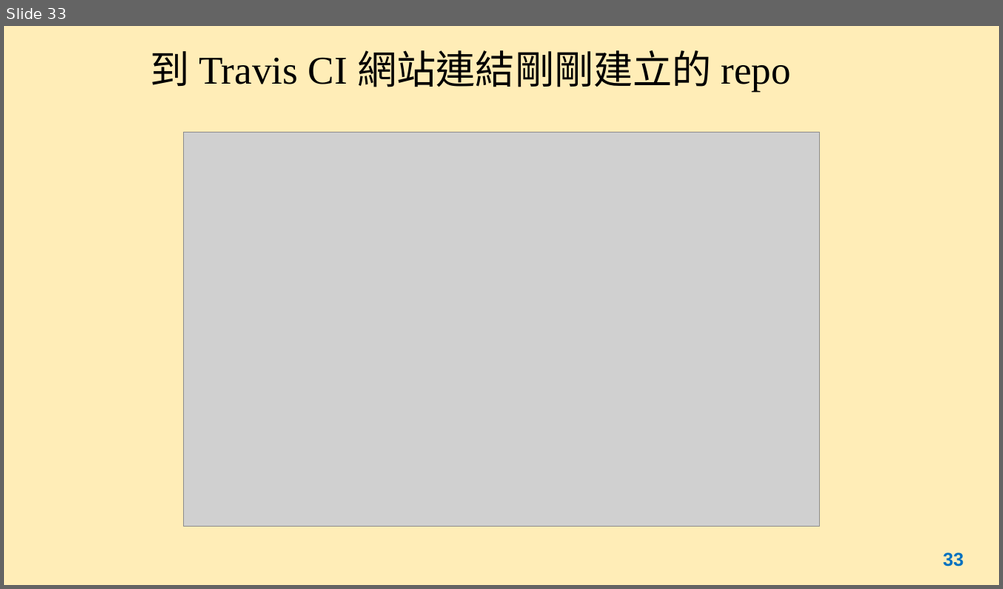
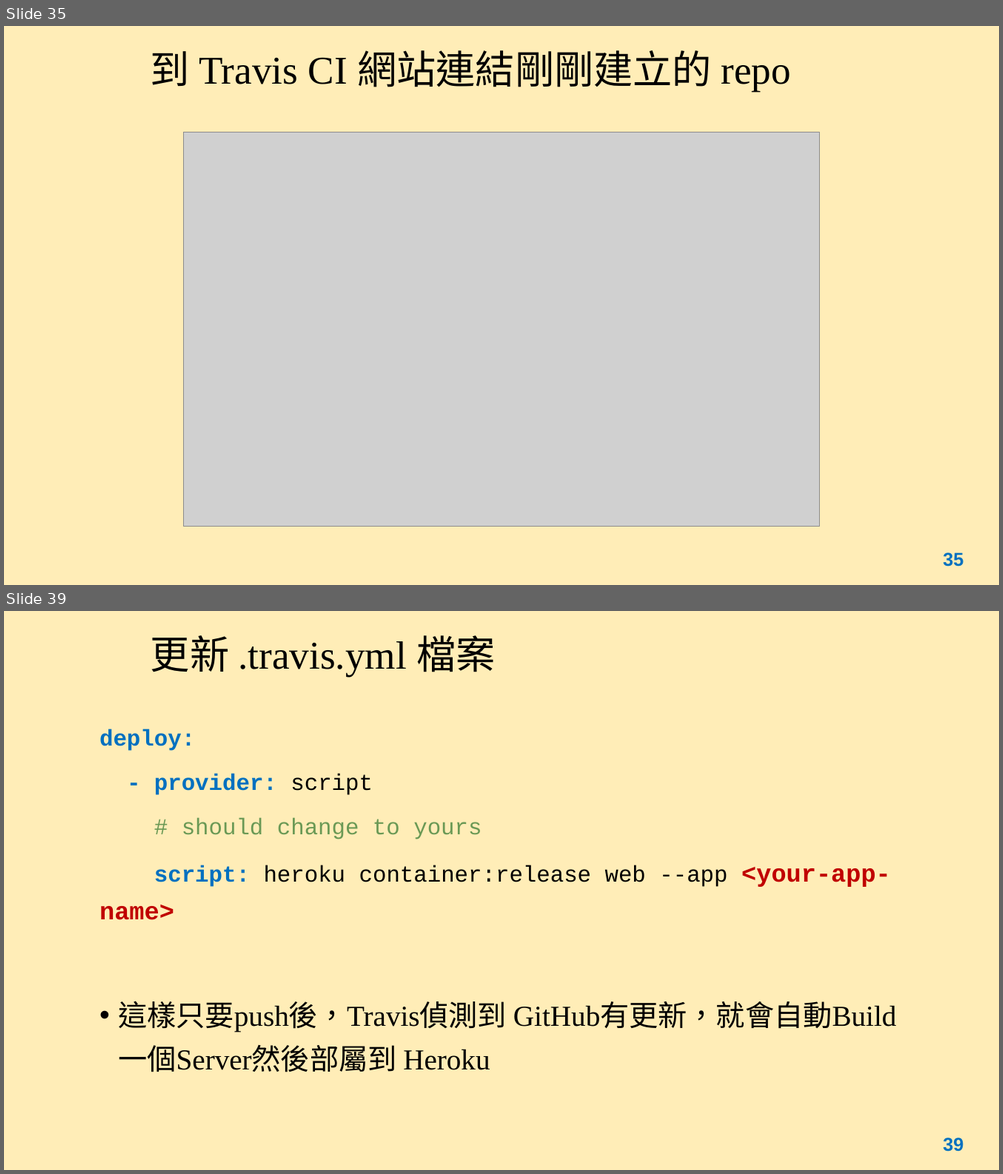
Before and after one commit to sftseng7401/ch4demo, a slide deck: myapp/Chapter4.pptx. Shown one above the other, each under a label of ours: slide 33 before the commit, slides 35 and 39 after it; the slides between them are not shown. The pictures are 1003x589 and 1003x1174 pixels, drawn with LibreOffice and Linux fonts; fonts in the diff are those of the drawing; grey boxes stand for pictures. Boxes give left, top, right and bottom in pixels: in the first picture for what was removed or moved away, otherwise in the second. Text is boxed around its words. In the diff, an @@ line names an element or a change of style, - is before the commit and + after.

Commit message:
update ppt

```diff
--- a/myapp/Chapter4.pptx
+++ b/myapp/Chapter4.pptx
@@ slide 39 added at bbox=[4, 611, 999, 1170], background #FFE699 at 70% opacity @@
@@ title added at bbox=[151, 635, 495, 677], 38 pt, text #000000 @@
+更新 .travis.yml 檔案
@@ text added at bbox=[99, 729, 896, 1071], 22 pt, text #000000 @@
+deploy:
+- provider: script
+# should change to yours
+script: heroku container:release web --app <your-app-name>
+• 這樣只要push後，Travis偵測到 GitHub有更新，就會自動Build一個Server然後部屬到 Heroku
@@ page number added at bbox=[942, 1138, 963, 1152], 18 pt, text #0070C0, bold @@
+39
@@ what was slide 33 is now slide 35 @@
@@ page number at bbox=[942, 553, 963, 567]: text changed @@
-33
+35
```
Also in this commit, not shown: 2 slides changed, 7 other slides added.
